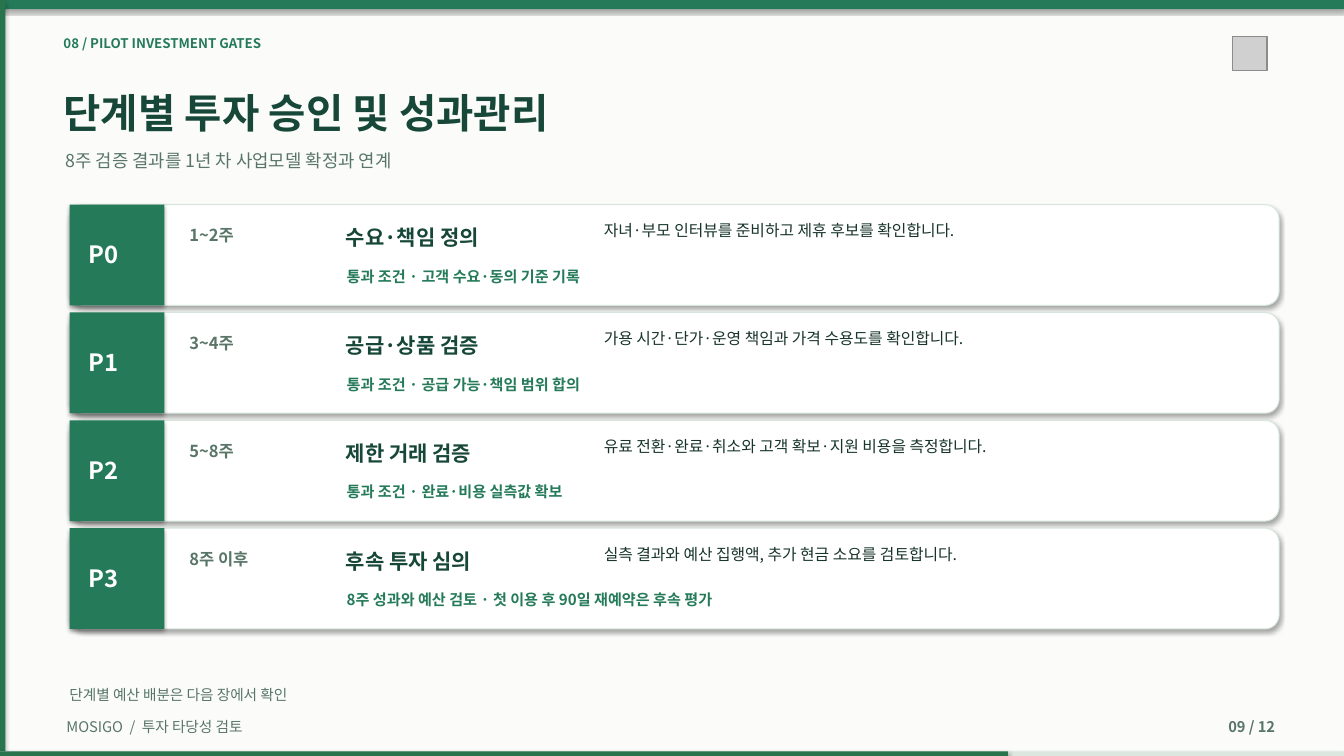
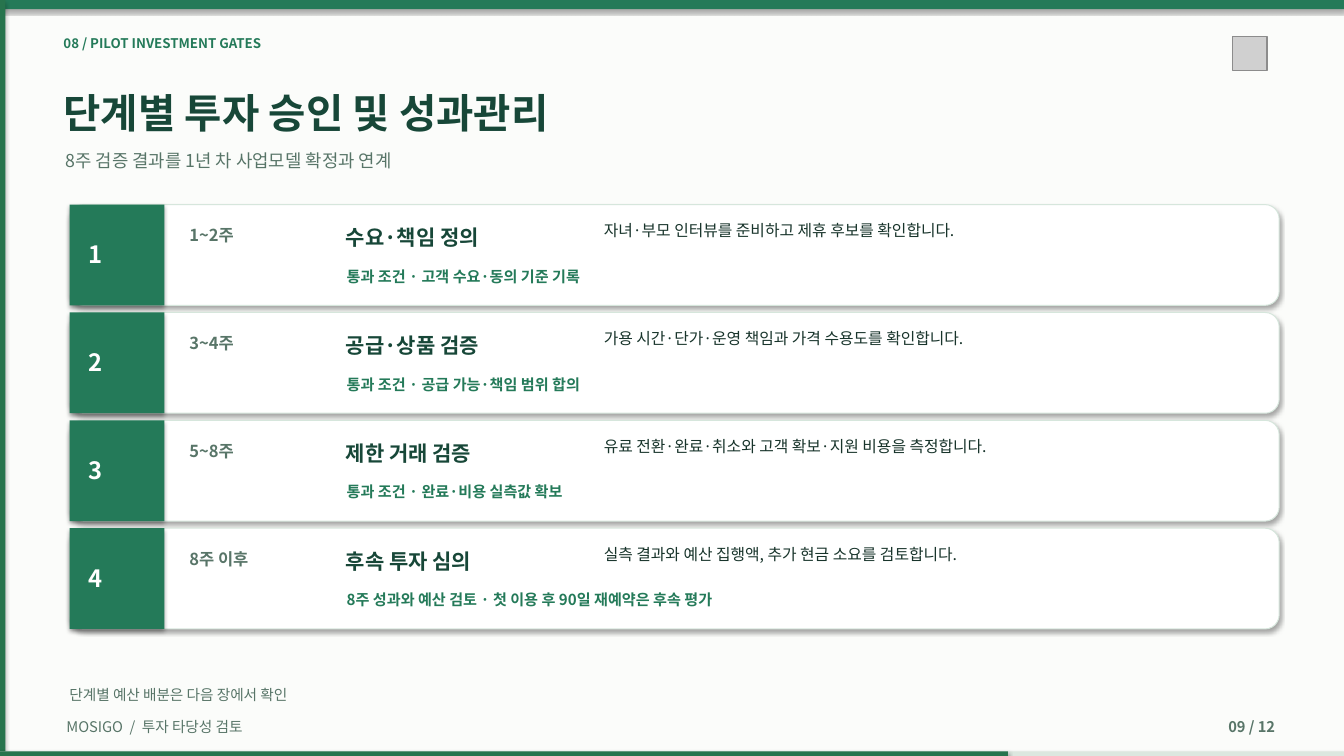
Before and after one commit to dohyunkimmm/mosigo-case-study, a slide deck: slide 9 of downloads/MOSIGO_IR_Investment_Review_12slides.pptx. Drawn at 1344x756 pixels with LibreOffice and Linux fonts; fonts in the diff are those of the drawing; grey boxes stand for pictures. Boxes give left, top, right and bottom in pixels: in the first picture for what was removed or moved away, otherwise in the second. Text is boxed around its words. In the diff, an @@ line names an element or a change of style, - is before the commit and + after.

```diff
--- a/downloads/MOSIGO_IR_Investment_Review_12slides.pptx
+++ b/downloads/MOSIGO_IR_Investment_Review_12slides.pptx
@@ text at <box>89,245,103,263</box>: text changed @@
-P0
+1
@@ text at <box>89,353,103,371</box>: text changed @@
-P1
+2
@@ text at <box>89,461,103,480</box>: text changed @@
-P2
+3
@@ text at <box>89,569,103,587</box>: text changed @@
-P3
+4
```
Also in this commit, not shown: 3 other slides changed, 31 other files.
